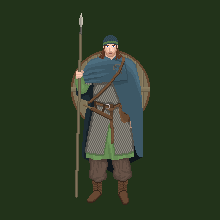
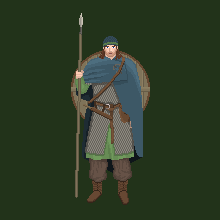
Two versions of the same layered image (220px x 220px). Layer-by-layer changes:
painted on "Background" over [92, 35, 118, 90]
